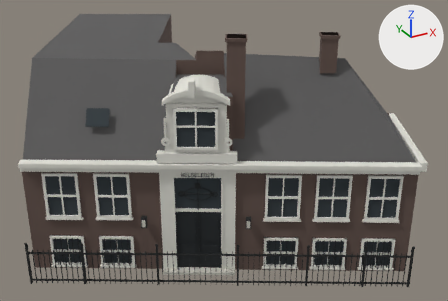
Two versions of the glTF model public/canal-drive/models/welgelegen.glb, one commit apart.
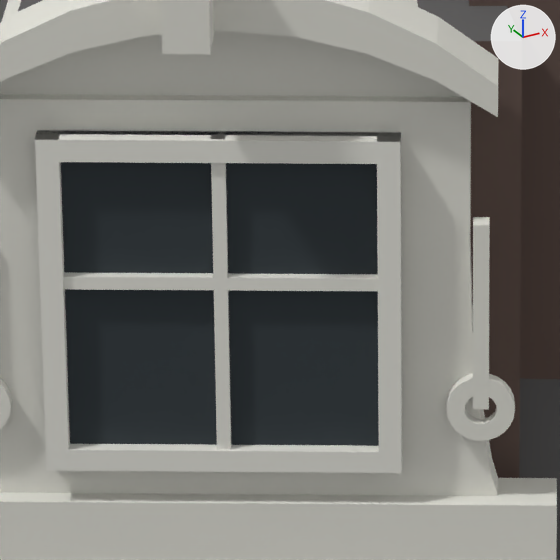
Each version appears first whole from a 50 mm camera at (-9.55, -22.74, 14.02) aimed at (2.16, -1.45, 3.37), and next in a close-up on the part from 38% to 53% of the width and 30% to 54% of the height. Lighting does not change. The marker at upper right points along +X, +Y and +Z. The last two pictures show the newer version. Where no turn or scale is listed for an object, it has been applied to the vertices. Vertices at exactly the same position are counted once.

The first close-up shows 'welgelegen'.
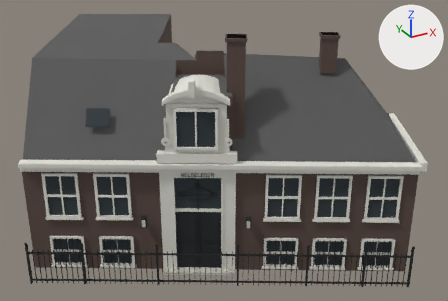
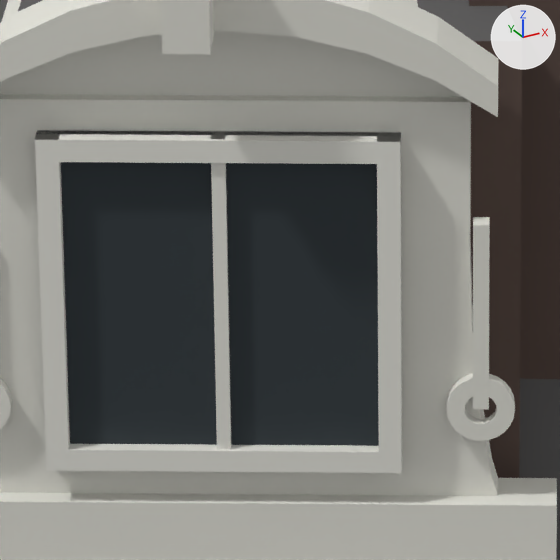
What differs and where, as boxes [x1, y1, x2, y2] in the close-ups (560 x 560 px):
part 1 of me_welgelegen, deleted
    before: [63, 272, 378, 291]

Diff of the bpy script that builds the scene:
```diff
--- a/public/canal-drive/models/welgelegen.glb.py
+++ b/public/canal-drive/models/welgelegen.glb.py
@@ me_welgelegen @@
 # used by ob_welgelegen; location = (1.338, -0.435, 4.5)
-me_welgelegen.from_pydata(...)  # 2952 vertices, 5292 faces; spans x -7.9..7.9, y -8.8..8.8, z -4.5..4.5
+me_welgelegen.from_pydata(...)  # 2944 vertices, 5280 faces; spans x -7.9..7.9, y -8.8..8.8, z -4.5..4.5
+# me_welgelegen part 1: the loose piece of 8 vertices spanning x -2.7..-1.3, y -4.5..-3.6, z 1.5..1.6 is deleted
 me_welgelegen.materials.append(mat_brick)
```
